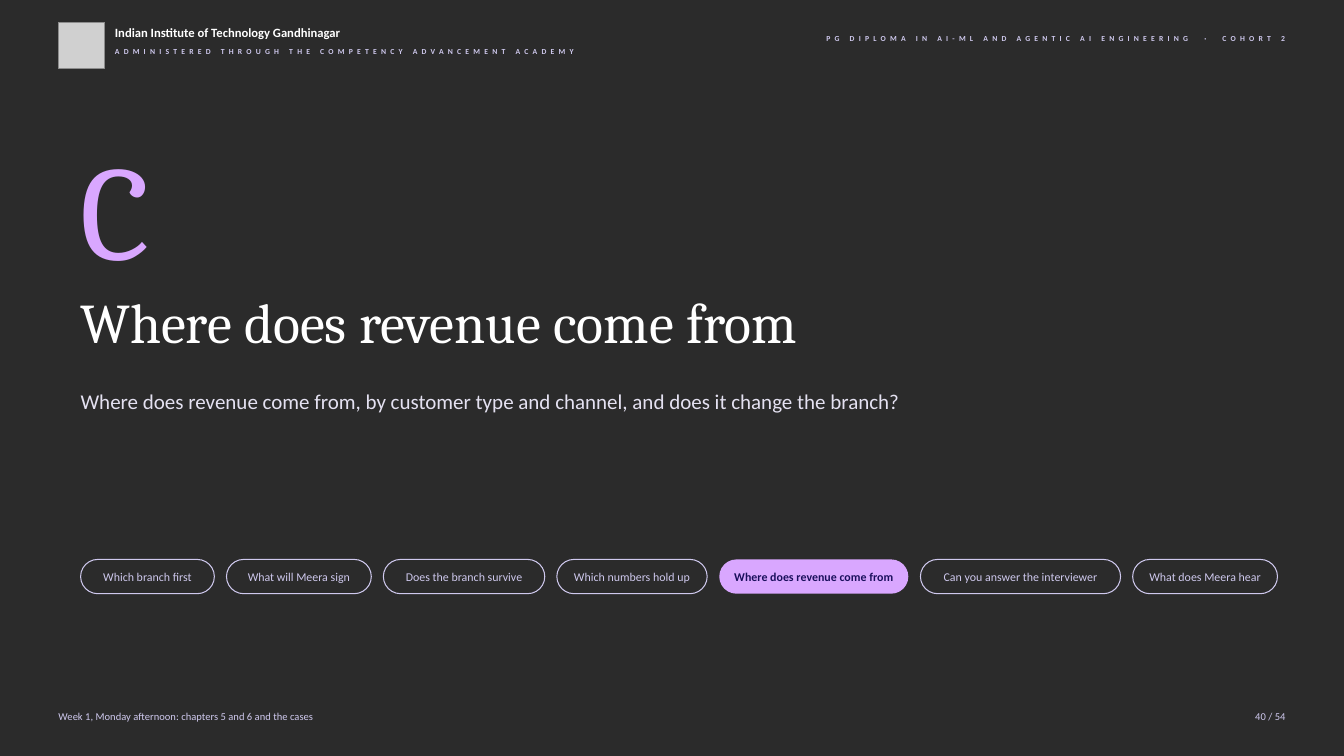
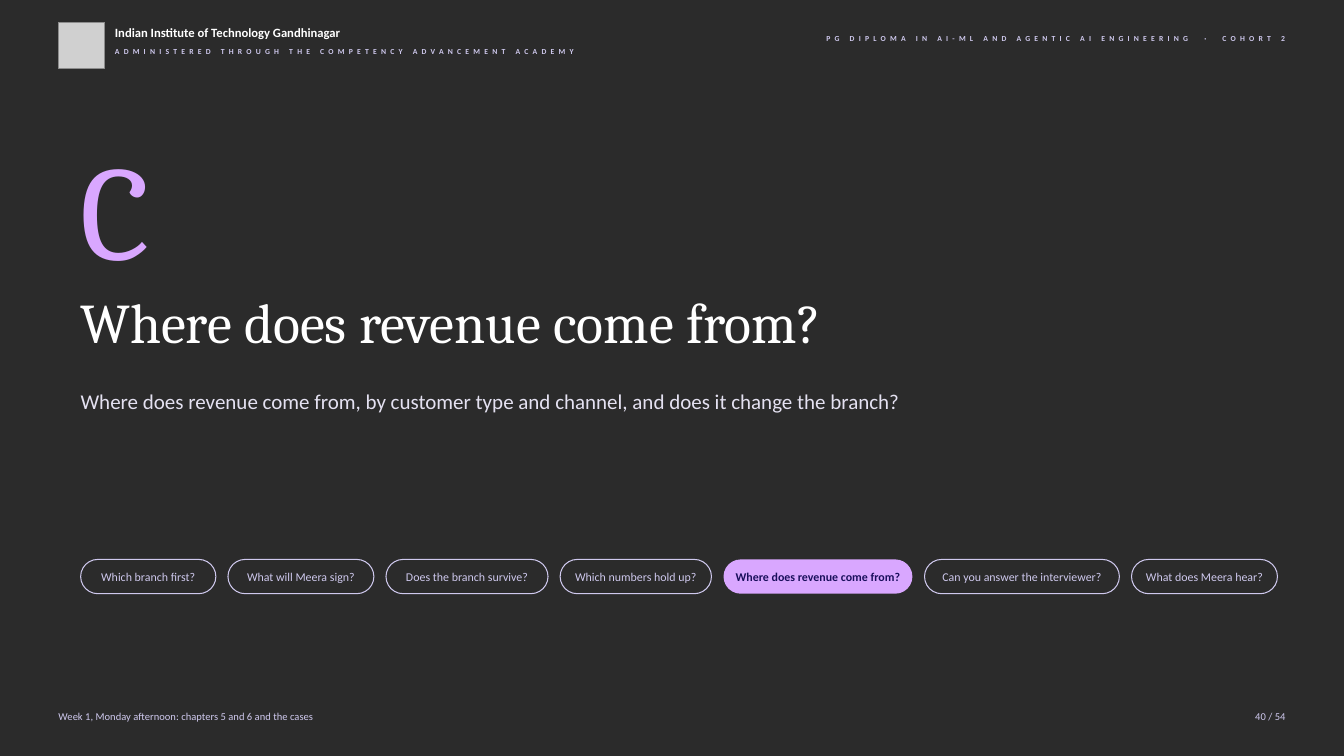
Before and after one commit to fde-academy-lab/c2-content-factory, a slide deck: slide 40 of content/W01/D1/slides/C2_W01_D01_half2_STUDENT.pptx. Drawn at 1344x756 pixels with LibreOffice and Linux fonts; fonts in the diff are those of the drawing; grey boxes stand for pictures; background and template pictures are left out; a plain dark background stands for a picture behind light text. Boxes give left, top, right and bottom in pixels: in the first picture for what was removed or moved away, otherwise in the second. Text is boxed around its words. In the diff, an @@ line names an element or a change of style, - is before the commit and + after.

```diff
--- a/content/W01/D1/slides/C2_W01_D01_half2_STUDENT.pptx
+++ b/content/W01/D1/slides/C2_W01_D01_half2_STUDENT.pptx
@@ text at <box>81,303,821,344</box>: text changed @@
-Where does revenue come from
+Where does revenue come from?
@@ 3 rounded rectangles: place and size @@
-3 rounded rectangles at <box>383,560,909,594</box>
+3 rounded rectangles at <box>386,560,912,594</box>
@@ rounded rectangle "Can you answer the interviewer?": place and size @@
-rounded rectangle "Can you answer the interviewer?" at <box>921,560,1121,594</box>
+rounded rectangle "Can you answer the interviewer?" at <box>925,560,1119,594</box>
@@ text in rounded rectangle at <box>101,573,195,581</box>: text changed @@
-Which branch first
+Which branch first?
@@ text in rounded rectangle at <box>247,572,355,583</box>: text changed @@
-What will Meera sign
+What will Meera sign?
@@ text in rounded rectangle at <box>406,573,528,581</box>: text changed @@
-Does the branch survive
+Does the branch survive?
@@ text in rounded rectangle at <box>575,572,696,583</box>: text changed @@
-Which numbers hold up
+Which numbers hold up?
@@ text in rounded rectangle at <box>736,572,900,581</box>: text changed @@
-Where does revenue come from
+Where does revenue come from?
@@ text in rounded rectangle at <box>942,573,1101,583</box>: text changed @@
-Can you answer the interviewer
+Can you answer the interviewer?
@@ text in rounded rectangle at <box>1146,572,1263,581</box>: text changed @@
-What does Meera hear
+What does Meera hear?
```
Also in this commit, not shown: 53 other slides changed, 5 other files.
